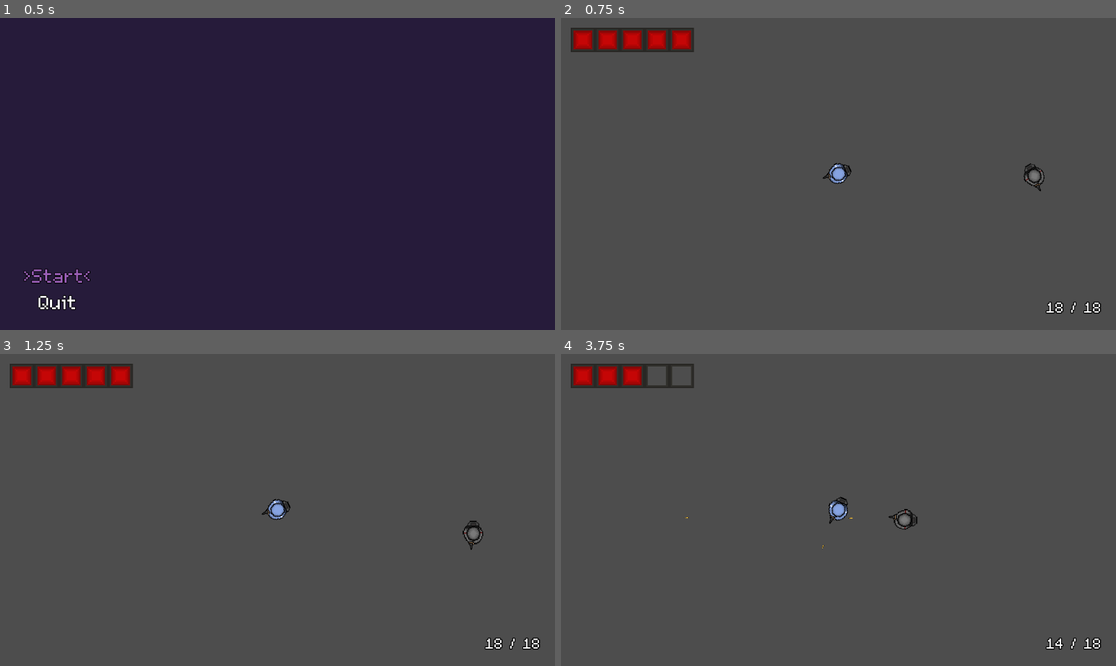
Above: before the commit, frames 1-4 (two rows, left to right).
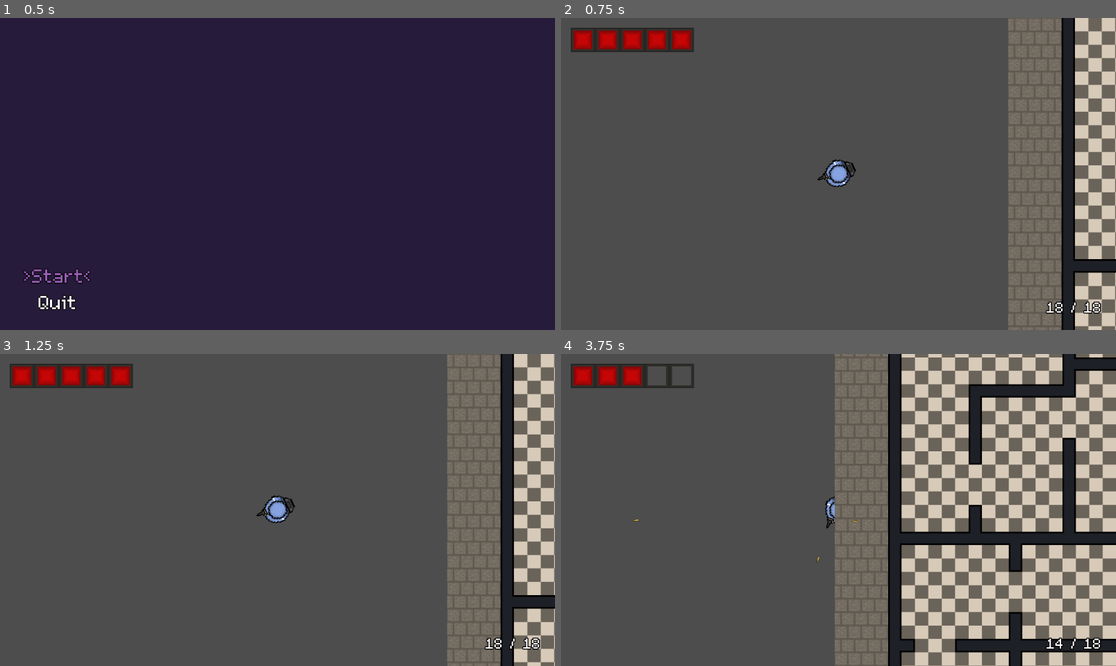
Above: after the commit, the same moments.

Repository: babeszino/Counterfeit
Game: Godot game, scene res://scenes and scripts/main_menu.tscn
The game is run twice, just before and just after one commit, with the same random seed, the same clock (stepped at 60 frames per second) and the same inputs.
Inputs (mouse positions are in pixels of both pictures, inside the frame that each line leads up to):
- Up to frame 1 (0.5 s): no input
- Up to frame 2 (0.75 s): click ">Start<" at 0.5 s
- Up to frame 3 (1.25 s): no input
- Up to frame 4 (3.75 s): move the mouse to (960, 494) at 1.27 s; hold D (right) 1.28-2.03 s; click (960, 494) at 1.35 s; move the mouse to (727, 525) at 2.02 s; hold S (down) 2.03-2.78 s; click (727, 525) at 2.1 s; move the mouse to (894, 441) at 2.77 s; hold D (right) 2.78-3.53 s; click (894, 441) at 2.85 s; move the mouse to (810, 572) at 3.52 s; hold W (up) from 3.53 s (still down); click (810, 572) at 3.6 s

Frame 1 is identical in both runs. In frame 2, 17% of the frame differs, in the area x 46-100%, y 0-100%; in frame 3, 17%; in frame 4, 48%, in the area x 13-100%, y 0-100%.

Commit message:
v1.3
-added 2 map layouts with completed walls, but no interior yet
-added an opened and a closed door - for map progression
-added a map manager script

Diff:
--- a/project.godot
+++ b/project.godot
@@ -14,6 +14,10 @@
 run/main_scene="res://scenes and scripts/main_menu.tscn"
 config/features=PackedStringArray("4.3", "Mobile")
 config/icon="res://icon.svg"
+
+[autoload]
+
+MapManager="*res://scenes and scripts/maps/map_manager.gd"
 
 [gui]
 
--- a/scenes and scripts/enemy.gd
+++ b/scenes and scripts/enemy.gd
@@ -1,4 +1,6 @@
 extends CharacterBody2D
+
+signal enemy_died
 
 @export var hp : int = 100
 
@@ -18,3 +20,8 @@
 	print("enemy hit! health: ", health_point.hp)
 	if health_point.hp <= 0:
 		queue_free()
+
+
+func die() -> void:
+	emit_signal("enemy_died")
+	queue_free()
--- a/scenes and scripts/enemy.tscn
+++ b/scenes and scripts/enemy.tscn
@@ -12,7 +12,7 @@
 
 [sub_resource type="CircleShape2D" id="CircleShape2D_ujeph"]
 
-[node name="Enemy" type="CharacterBody2D"]
+[node name="Enemy" type="CharacterBody2D" groups=["enemy"]]
 scale = Vector2(0.5, 0.5)
 script = ExtResource("1_327h3")
 
--- a/scenes and scripts/main.gd
+++ b/scenes and scripts/main.gd
@@ -3,10 +3,116 @@
 @onready var player = $Player
 @onready var ui = $UI
 
+var current_map = null
+var door_scene = preload("res://scenes and scripts/maps/door.tscn")
+var door_instance = null
+
 
 func _ready() -> void:
-	# change the random number seed every time
 	randomize()
+
+	call_deferred("load_next_map")
 
 	if player and ui:
 		ui.set_player(player)
+
+
+func load_next_map() -> void:
+	if current_map:
+		remove_child(current_map)
+		current_map.queue_free()
+		current_map = null
+
+	if door_instance:
+		remove_child(door_instance)
+		door_instance.queue_free()
+		door_instance = null
+
+	var next_map_path = MapManager.get_next_map()
+	print("Attempting to load map: ", next_map_path)
+
+	if next_map_path:
+		var map_scene = load(next_map_path)
+		if map_scene:
+			current_map = map_scene.instantiate()
+			add_child(current_map)
+
+			call_deferred("spawn_player_at_marker")
+			call_deferred("connect_enemy_signals")
+			call_deferred("setup_door")
+
+		else:
+			print("Failed to load map scene: ", next_map_path)
+			MapManager.current_map_index += 1
+			call_deferred("load_next_map")
+
+	else:
+		print("All maps completed!")
+		get_tree().change_scene_to_file("res://scenes and scripts/main_menu.tscn")
+
+
+func spawn_player_at_marker() -> void:
+	var player = get_node_or_null("Player")
+	var spawn_point = null
+
+	# elso if nem tudom, hogy kell e -> majd tesztelni
+	if current_map.has_node("SpawnPoint"):
+		spawn_point = current_map.get_node("SpawnPoint")
+	elif current_map.has_node("PlayerSpawn"):
+		spawn_point = current_map.get_node("PlayerSpawn")
+
+	if player and spawn_point:
+		print("Moving player to spawn point: ", spawn_point)
+		player.position = spawn_point.position
+
+
+func connect_enemy_signals() -> void:
+	var enemies = find_enemies(current_map)
+	print("Found ", enemies.size(), " enemies")
+
+	for enemy in enemies:
+		if enemy.has_signal("enemy_died"):
+			if not enemy.is_connected("enemy_died", _on_enemy_died):
+				enemy.connect("enemy_died", _on_enemy_died)
+
+
+func setup_door() -> void:
+	door_instance = door_scene.instantiate()
+
+	var door_marker = null
+	if current_map.has_node("DoorPosition"):
+		door_marker = current_map.get_node("DoorPosition")
+
+	door_instance.position = door_marker.position
+
+	add_child(door_instance)
+
+	if door_instance.has_signal("door_entered"):
+		if not door_instance.is_connected("door_entered", _on_door_entered):
+			door_instance.connect("door_entered", _on_door_entered)
+
+
+func find_enemies(node) -> Array:
+	var enemies = []
+
+	if node.is_in_group("enemy"):
+		enemies.append(node)
+
+	for child in node.get_children():
+		enemies.append_array(find_enemies(child))
+
+	return enemies
+
+
+func _on_enemy_died() -> void:
+	var remaining_enemies = find_enemies(current_map)
+	print("Remaining enemies: ", remaining_enemies.size())
+
+	if remaining_enemies.size() <= 1:
+		if door_instance:
+			door_instance.call_deferred("open")
+
+
+func _on_door_entered() -> void:
+	print("Door entered! Loading next map...")
+	call_deferred("load_next_map")
--- /dev/null
+++ b/scenes and scripts/maps/door.gd
@@ -0,0 +1,23 @@
+extends Area2D
+
+signal player_entered
+
+@onready var door_opened = $DoorOpened
+@onready var door_closed = $DoorClosed
+@onready var door_collision = $CollisionShape2D
+
+
+func _ready() -> void:
+	door_closed.visible = true
+	door_opened.visible = false
+
+
+func open() -> void:
+	door_closed.visible = false
+	door_opened.visible = true
+	door_collision.disabled = false
+
+
+func _on_body_entered(body: Node2D) -> void:
+	if body.is_in_group("player"):
+		emit_signal("player_entered")
--- /dev/null
+++ b/scenes and scripts/maps/door.tscn
@@ -0,0 +1,25 @@
+[gd_scene load_steps=5 format=3 uid="uid://c3bfv2vc3tljm"]
+
+[ext_resource type="Script" path="res://scenes and scripts/maps/door.gd" id="1_4xsa6"]
+[ext_resource type="Texture2D" uid="uid://dgbc2j2q66t40" path="res://assets/map layouts/door_closed.png" id="2_vk37g"]
+[ext_resource type="Texture2D" uid="uid://clj5ktbpgbo7" path="res://assets/map layouts/door_opened.png" id="2_xsn4q"]
+
+[sub_resource type="RectangleShape2D" id="RectangleShape2D_usjwo"]
+size = Vector2(47, 9)
+
+[node name="Door" type="Area2D"]
+script = ExtResource("1_4xsa6")
+
+[node name="DoorClosed" type="Sprite2D" parent="."]
+scale = Vector2(0.183, 0.183)
+texture = ExtResource("2_vk37g")
+
+[node name="DoorOpened" type="Sprite2D" parent="."]
+scale = Vector2(0.183, 0.183)
+texture = ExtResource("2_xsn4q")
+
+[node name="CollisionShape2D" type="CollisionShape2D" parent="."]
+position = Vector2(0, -1)
+shape = SubResource("RectangleShape2D_usjwo")
+
+[connection signal="body_entered" from="." to="." method="_on_body_entered"]
--- a/scenes and scripts/maps/map_layout_1.tscn
+++ b/scenes and scripts/maps/map_layout_1.tscn
@@ -1,12 +1,12 @@
-[gd_scene load_steps=13 format=3 uid="uid://c7gvlkcjwpor2"]
+[gd_scene load_steps=14 format=3 uid="uid://c7gvlkcjwpor2"]
 
-[ext_resource type="Texture2D" uid="uid://7sgp735gxpgm" path="res://assets/map_layout_demo.png" id="1_gqot1"]
+[ext_resource type="Texture2D" uid="uid://dupf5gkgxats1" path="res://assets/map layouts/map_layout_demo.png" id="1_aw43e"]
 
 [sub_resource type="RectangleShape2D" id="RectangleShape2D_p5spm"]
 size = Vector2(464, 22.5)
 
 [sub_resource type="RectangleShape2D" id="RectangleShape2D_ridkb"]
-size = Vector2(96, 22.5)
+size = Vector2(147, 23.25)
 
 [sub_resource type="RectangleShape2D" id="RectangleShape2D_w485i"]
 size = Vector2(236, 47)
@@ -35,12 +35,15 @@
 [sub_resource type="RectangleShape2D" id="RectangleShape2D_e56qs"]
 size = Vector2(171, 22.625)
 
+[sub_resource type="RectangleShape2D" id="RectangleShape2D_d2kpi"]
+size = Vector2(46, 8.31273)
+
 [node name="MapLayout1" type="Node2D"]
 
 [node name="Background" type="Sprite2D" parent="."]
 position = Vector2(576, 5.68434e-14)
 scale = Vector2(0.725, 0.725)
-texture = ExtResource("1_gqot1")
+texture = ExtResource("1_aw43e")
 metadata/_edit_lock_ = true
 
 [node name="Walls" type="StaticBody2D" parent="."]
@@ -50,7 +53,7 @@
 shape = SubResource("RectangleShape2D_p5spm")
 
 [node name="CollisionShape2D2" type="CollisionShape2D" parent="Walls"]
-position = Vector2(505, 565)
+position = Vector2(530.5, 565.625)
 shape = SubResource("RectangleShape2D_ridkb")
 
 [node name="CollisionShape2D3" type="CollisionShape2D" parent="Walls"]
@@ -95,17 +98,21 @@
 rotation = 1.5708
 shape = SubResource("RectangleShape2D_e56qs")
 
+[node name="CollisionShape2D12" type="CollisionShape2D" parent="Walls"]
+position = Vector2(208.844, -606)
+rotation = 1.5708
+shape = SubResource("RectangleShape2D_d2kpi")
+
 [node name="SpawnPoints" type="Node2D" parent="."]
-metadata/_edit_lock_ = true
 
 [node name="PlayerSpawn" type="Marker2D" parent="SpawnPoints"]
 position = Vector2(576, 530)
-metadata/_edit_lock_ = true
 
 [node name="EnemySpawn1" type="Marker2D" parent="SpawnPoints"]
 position = Vector2(275, 380)
-metadata/_edit_lock_ = true
 
 [node name="EnemySpawn2" type="Marker2D" parent="SpawnPoints"]
-position = Vector2(877, 380)
-metadata/_edit_lock_ = true
+position = Vector2(390, 160)
+
+[node name="DoorPosition" type="Marker2D" parent="."]
+position = Vector2(181.5, -578)
--- /dev/null
+++ b/scenes and scripts/maps/map_layout_2.tscn
@@ -0,0 +1,149 @@
+[gd_scene load_steps=17 format=3 uid="uid://46nk824hq58e"]
+
+[ext_resource type="Texture2D" uid="uid://cq0gpdrdtygd3" path="res://assets/map layouts/map_layout_2_demo.png" id="1_qwdks"]
+
+[sub_resource type="RectangleShape2D" id="RectangleShape2D_ae66n"]
+size = Vector2(23, 1160)
+
+[sub_resource type="RectangleShape2D" id="RectangleShape2D_g3130"]
+size = Vector2(22.7501, 974)
+
+[sub_resource type="RectangleShape2D" id="RectangleShape2D_mdnbx"]
+size = Vector2(23, 1160)
+
+[sub_resource type="RectangleShape2D" id="RectangleShape2D_xsuft"]
+size = Vector2(23.3751, 811)
+
+[sub_resource type="RectangleShape2D" id="RectangleShape2D_p6bw5"]
+size = Vector2(23.5, 138.5)
+
+[sub_resource type="RectangleShape2D" id="RectangleShape2D_v8pou"]
+size = Vector2(23.375, 359.5)
+
+[sub_resource type="RectangleShape2D" id="RectangleShape2D_btj2e"]
+size = Vector2(23, 232)
+
+[sub_resource type="RectangleShape2D" id="RectangleShape2D_n3g7m"]
+size = Vector2(23, 185.188)
+
+[sub_resource type="RectangleShape2D" id="RectangleShape2D_31dat"]
+size = Vector2(22.75, 114.25)
+
+[sub_resource type="RectangleShape2D" id="RectangleShape2D_7xrob"]
+size = Vector2(23.375, 118)
+
+[sub_resource type="RectangleShape2D" id="RectangleShape2D_xb4gx"]
+size = Vector2(23.625, 46.4121)
+
+[sub_resource type="RectangleShape2D" id="RectangleShape2D_qtm0w"]
+size = Vector2(23, 46.103)
+
+[sub_resource type="RectangleShape2D" id="RectangleShape2D_pg7kd"]
+size = Vector2(23, 348)
+
+[sub_resource type="RectangleShape2D" id="RectangleShape2D_h5oqy"]
+size = Vector2(23.375, 114.25)
+
+[sub_resource type="RectangleShape2D" id="RectangleShape2D_tvng3"]
+size = Vector2(23.4063, 115)
+
+[node name="MapLayout2" type="Node2D"]
+
+[node name="Background" type="Sprite2D" parent="."]
+position = Vector2(576, 0)
+scale = Vector2(0.725, 0.725)
+texture = ExtResource("1_qwdks")
+metadata/_edit_lock_ = true
+
+[node name="Walls" type="StaticBody2D" parent="."]
+
+[node name="CollisionShape2D" type="CollisionShape2D" parent="Walls"]
+position = Vector2(1051.5, -3)
+shape = SubResource("RectangleShape2D_ae66n")
+
+[node name="CollisionShape2D2" type="CollisionShape2D" parent="Walls"]
+position = Vector2(576, 565.375)
+rotation = 1.5708
+shape = SubResource("RectangleShape2D_g3130")
+
+[node name="CollisionShape2D3" type="CollisionShape2D" parent="Walls"]
+position = Vector2(100.5, -3)
+shape = SubResource("RectangleShape2D_mdnbx")
+
+[node name="CollisionShape2D4" type="CollisionShape2D" parent="Walls"]
+position = Vector2(657.5, -571.313)
+rotation = 1.5708
+shape = SubResource("RectangleShape2D_xsuft")
+
+[node name="CollisionShape2D5" type="CollisionShape2D" parent="Walls"]
+position = Vector2(889.25, 507.25)
+shape = SubResource("RectangleShape2D_p6bw5")
+
+[node name="CollisionShape2D6" type="CollisionShape2D" parent="Walls"]
+position = Vector2(882.75, 356.688)
+rotation = 1.5708
+shape = SubResource("RectangleShape2D_v8pou")
+
+[node name="CollisionShape2D7" type="CollisionShape2D" parent="Walls"]
+position = Vector2(703.5, 368)
+shape = SubResource("RectangleShape2D_btj2e")
+
+[node name="CollisionShape2D8" type="CollisionShape2D" parent="Walls"]
+position = Vector2(622.594, 472.5)
+rotation = 1.5708
+shape = SubResource("RectangleShape2D_n3g7m")
+
+[node name="CollisionShape2D9" type="CollisionShape2D" parent="Walls"]
+position = Vector2(448.375, 519.125)
+shape = SubResource("RectangleShape2D_31dat")
+
+[node name="CollisionShape2D10" type="CollisionShape2D" parent="Walls"]
+position = Vector2(541.313, 405)
+shape = SubResource("RectangleShape2D_7xrob")
+
+[node name="CollisionShape2D11" type="CollisionShape2D" parent="Walls"]
+position = Vector2(436.794, 472.813)
+rotation = 1.5708
+shape = SubResource("RectangleShape2D_xb4gx")
+
+[node name="CollisionShape2D12" type="CollisionShape2D" parent="Walls"]
+position = Vector2(321, 472.5)
+rotation = 1.5708
+shape = SubResource("RectangleShape2D_qtm0w")
+
+[node name="CollisionShape2D13" type="CollisionShape2D" parent="Walls"]
+position = Vector2(379, 356.5)
+rotation = 1.5708
+shape = SubResource("RectangleShape2D_pg7kd")
+
+[node name="CollisionShape2D14" type="CollisionShape2D" parent="Walls"]
+position = Vector2(309.313, 422)
+shape = SubResource("RectangleShape2D_h5oqy")
+
+[node name="CollisionShape2D15" type="CollisionShape2D" parent="Walls"]
+position = Vector2(146.5, -571.297)
+rotation = 1.5708
+shape = SubResource("RectangleShape2D_tvng3")
+
+[node name="SpawnPoints" type="Node2D" parent="."]
+
+[node name="PlayerSpawn" type="Marker2D" parent="SpawnPoints"]
+position = Vector2(993, 461)
+
+[node name="EnemySpawn1" type="Marker2D" parent="SpawnPoints"]
+position = Vector2(797, 487)
+
+[node name="EnemySpawn2" type="Marker2D" parent="SpawnPoints"]
+position = Vector2(495, 473)
+
+[node name="EnemySpawn3" type="Marker2D" parent="SpawnPoints"]
+position = Vector2(378, 429)
+
+[node name="EnemySpawn4" type="Marker2D" parent="SpawnPoints"]
+position = Vector2(250, 507)
+
+[node name="EnemySpawn5" type="Marker2D" parent="SpawnPoints"]
+position = Vector2(158, 507)
+
+[node name="DoorPosition" type="Marker2D" parent="."]
+position = Vector2(228, -578)
--- /dev/null
+++ b/scenes and scripts/maps/map_manager.gd
@@ -0,0 +1,61 @@
+extends Node
+
+# Store the map scene paths for easy loading
+var maps = [
+	"res://scenes and scripts/maps/map_layout_1.tscn",
+	"res://scenes and scripts/maps/map_layout_2.tscn"
+	# You can uncomment these when you create the additional maps
+	# "res://scenes and scripts/maps/map_layout_3.tscn",
+	# "res://scenes and scripts/maps/map_layout_4.tscn",
+	# "res://scenes and scripts/maps/map_layout_5.tscn"
+]
+
+# Store the randomized map order
+var map_order = []
+var current_map_index = 0
+
+# Signal to notify when all maps are completed
+signal all_maps_completed
+
+func _ready():
+	randomize() # Initialize random number generator
+	shuffle_maps()
+
+# Shuffle the maps into a random order
+func shuffle_maps():
+	map_order = maps.duplicate()
+	map_order.shuffle()
+	current_map_index = 0
+	print("Map order: ", map_order)
+
+# Get the next map in sequence, or null if we're done
+func get_next_map():
+	if current_map_index >= map_order.size():
+		emit_signal("all_maps_completed")
+		return null
+
+	var next_map = map_order[current_map_index]
+	current_map_index += 1
+
+	var file = FileAccess.open(next_map, FileAccess.READ)
+	if file:
+		file.close()
+		return next_map
+
+	else:
+		print("WARNING: Map file doesn't exist: ", next_map)
+		if current_map_index < map_order.size():
+			# Try the next map
+			return get_next_map()
+
+		else:
+			emit_signal("all_maps_completed")
+			return null
+
+
+func reset():
+	shuffle_maps()
+
+
+func is_final_map():
+	return current_map_index == map_order.size() - 1
--- a/scenes and scripts/player.tscn
+++ b/scenes and scripts/player.tscn
@@ -9,7 +9,7 @@
 radius = 47.0
 height = 100.0
 
-[node name="Player" type="CharacterBody2D"]
+[node name="Player" type="CharacterBody2D" groups=["player"]]
 scale = Vector2(0.5, 0.5)
 script = ExtResource("1_j2an2")
 
@@ -28,4 +28,4 @@
 [node name="HP" parent="." instance=ExtResource("4_w2lfu")]
 
 [node name="Camera2D" type="Camera2D" parent="."]
-zoom = Vector2(0.9, 0.9)
+zoom = Vector2(1.2, 1.2)
Binary file added: assets/map layouts/door_closed.png
Not shown, added: assets/map layouts/door_closed.png.import
Binary file added: assets/map layouts/door_opened.png
Not shown, added: assets/map layouts/door_opened.png.import
Binary file added: assets/map layouts/map_layout_2_demo.png
Not shown, added: assets/map layouts/map_layout_2_demo.png.import
Binary file added: assets/map layouts/map_layout_demo.png
Not shown, added: assets/map layouts/map_layout_demo.png.import
Binary file removed: assets/map_layout_demo.png
Not shown, changed: to_do_list_in_order.txt
